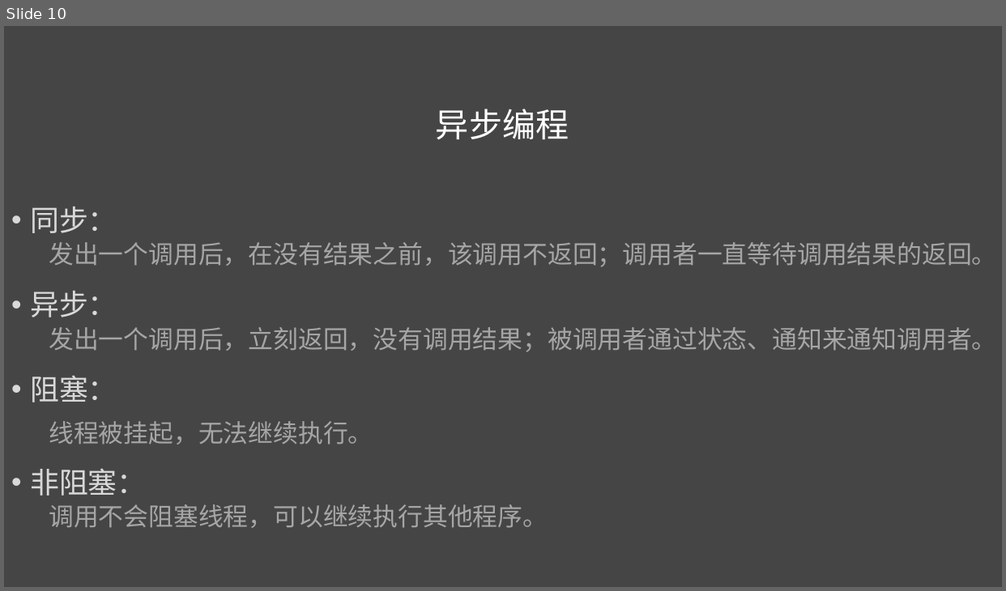
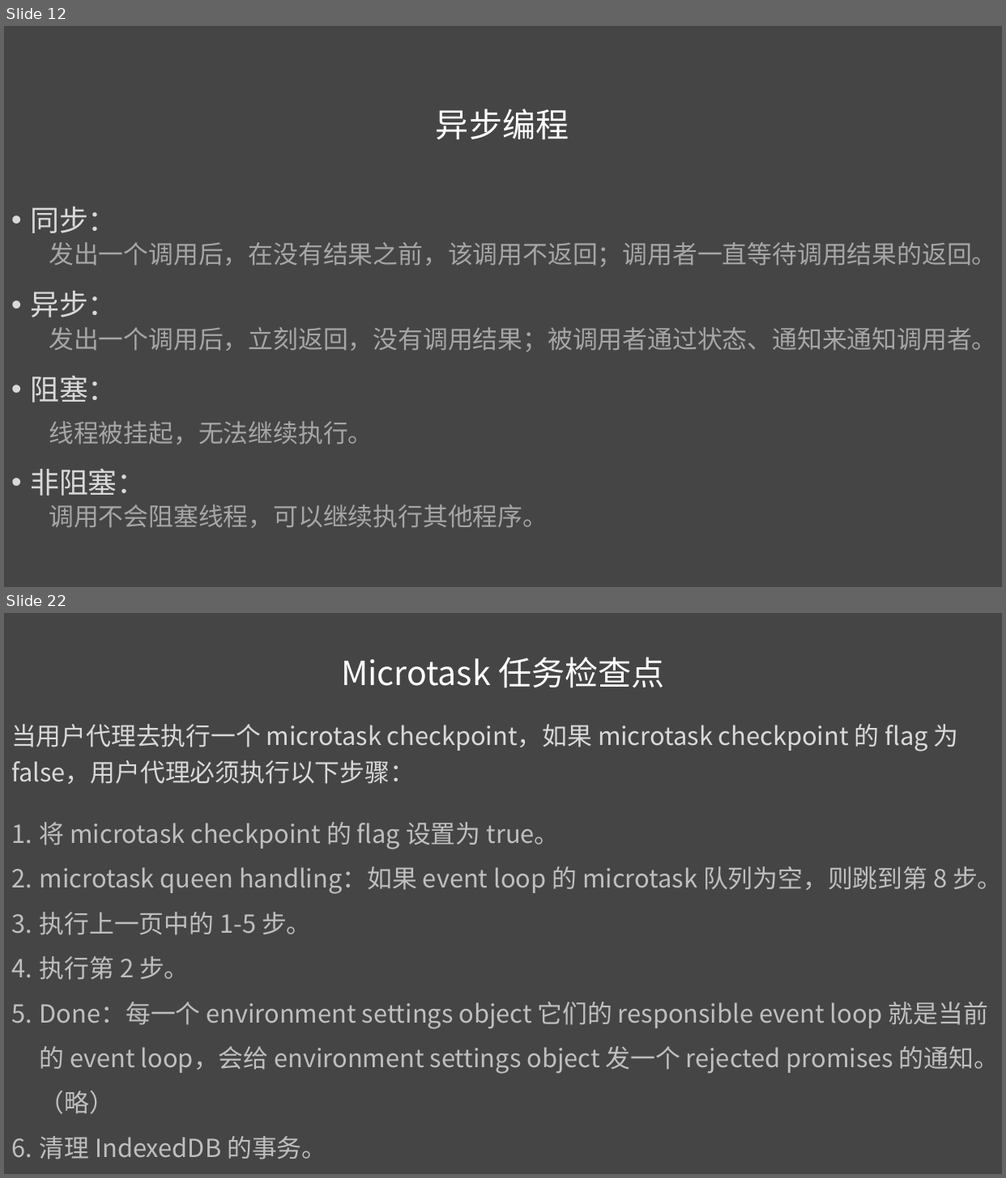
Before and after one commit to liuweiGL/share, a slide deck: ppt/JavaScript基础二.pptx. Shown one above the other, each under a label of ours: slide 10 before the commit, slides 12 and 22 after it; the slides between them are not shown. The pictures are 1006x591 and 1006x1178 pixels, drawn with LibreOffice and Linux fonts; fonts in the diff are those of the drawing. Boxes give left, top, right and bottom in pixels: in the first picture for what was removed or moved away, otherwise in the second. Text is boxed around its words. In the diff, an @@ line names an element or a change of style, - is before the commit and + after.

```diff
--- a/ppt/JavaScript基础二.pptx
+++ b/ppt/JavaScript基础二.pptx
@@ slide 22 added at (4, 613, 1002, 1174), background #454545 @@
@@ text added at (341, 657, 664, 688), 32 pt, text #FFFFFF @@
+Microtask 任务检查点
@@ text added at (11, 724, 959, 784), 24 pt, text #D9D9D9 @@
+当用户代理去执行一个 microtask checkpoint，如果 microtask checkpoint 的 flag 为 false，用户代理必须执行以下步骤：
@@ text added at (40, 822, 1002, 1160), 24 pt, text #BFBFBF @@
+1. 将 microtask checkpoint 的 flag 设置为 true。
+2. microtask queen handling：如果 event loop 的 microtask 队列为空，则跳到第 8 步。
+3. 执行上一页中的 1-5 步。
+4. 执行第 2 步。
+5. Done：每一个 environment settings object 它们的 responsible event loop 就是当前的 event loop，会给 environment settings object 发一个 rejected promises 的通知。（略）
+6. 清理 IndexedDB 的事务。
+7. 将 microtask checkpoint 的 flag 设置为 false。
@@ what was slide 10 is now slide 12 @@
```
Also in this commit, not shown: 4 slides changed, 14 other slides added, 2 slides removed.
